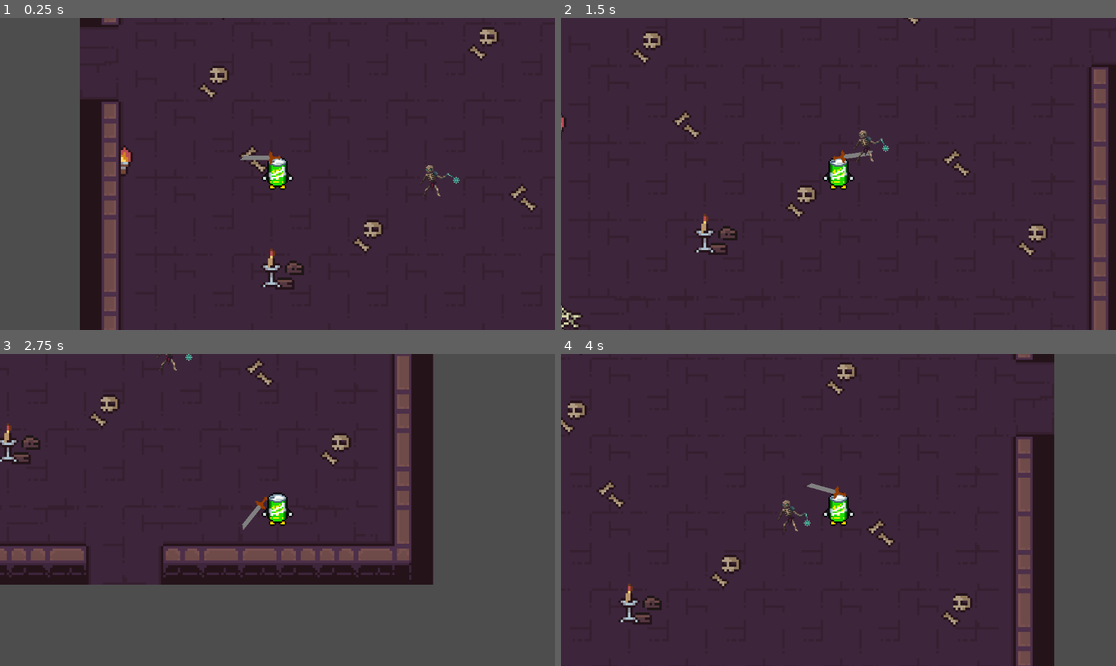
Above: before the commit, frames 1-4 (two rows, left to right).
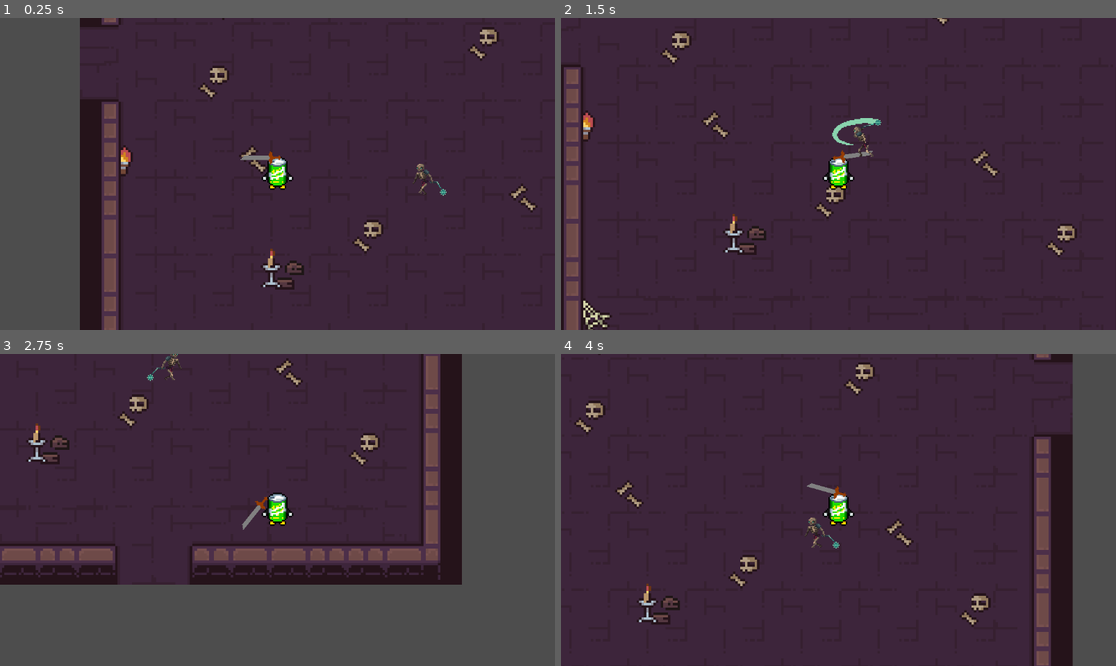
Above: after the commit, the same moments.

Repository: WilfingerS/CS415-2024
Game: Godot game, scene res://Scenes/Levels/MainScene.tscn
Two runs of this game, one before a commit and one after it. Both use one fixed random seed, a clock stepped at 60 frames per second and the inputs below.
Inputs (mouse positions are in pixels of both pictures, inside the frame that each line leads up to):
- Up to frame 1 (0.25 s): no input
- Up to frame 2 (1.5 s): move the mouse to (960, 158) at 0.52 s; hold D (right) 0.53-1.28 s; click (960, 158) at 0.6 s; move the mouse to (727, 189) at 1.27 s; hold S (down) from 1.28 s (still down); click (727, 189) at 1.35 s
- Up to frame 3 (2.75 s): move the mouse to (333, 441) at 2.02 s; release S (down) at 2.03 s; hold D (right) from 2.03 s (still down); click (333, 441) at 2.1 s
- Up to frame 4 (4 s): move the mouse to (810, 572) at 2.77 s; release D (right) at 2.78 s; hold W (up) 2.78-3.53 s; click (810, 572) at 2.85 s; move the mouse to (1005, 556) at 3.52 s; hold A (left) from 3.53 s (still down); click (1005, 556) at 3.6 s

The runs differ from the first frame. In frame 1, 0.2% of the frame differs, in the area x 74-83%, y 46-58%; in frame 2, 8.9%; in frame 3, 12%, in the area x 0-84%, y 0-74%; in frame 4, 11%.

Commit message:
enemies/player can now die
player take damage is commented out because if player dies game closes.

Diff:
--- a/GodotProjectFolder/Scenes/Characters/Character.tscn
+++ b/GodotProjectFolder/Scenes/Characters/Character.tscn
@@ -8,8 +8,9 @@
 [sub_resource type="CircleShape2D" id="CircleShape2D_fi78n"]
 radius = 15.0333
 
-[sub_resource type="RectangleShape2D" id="RectangleShape2D_akiuf"]
-size = Vector2(28, 46)
+[sub_resource type="CapsuleShape2D" id="CapsuleShape2D_7qqmo"]
+radius = 14.0
+height = 50.0
 
 [node name="Character" type="CharacterBody2D"]
 position = Vector2(-1, -3)
@@ -33,5 +34,5 @@
 
 [node name="CollisionShape2D2" type="CollisionShape2D" parent="."]
 position = Vector2(0, -1)
-shape = SubResource("RectangleShape2D_akiuf")
+shape = SubResource("CapsuleShape2D_7qqmo")
 debug_color = Color(0, 0.634924, 0.423328, 0.42)
--- a/GodotProjectFolder/Scenes/Characters/flail_skeleton.tscn
+++ b/GodotProjectFolder/Scenes/Characters/flail_skeleton.tscn
@@ -6,42 +6,11 @@
 [ext_resource type="Script" path="res://Scripts/States/EnemyIdle.gd" id="3_h1s6u"]
 [ext_resource type="Script" path="res://Scripts/States/EnemyChase.gd" id="5_eaaco"]
 [ext_resource type="Script" path="res://Scripts/States/EnemyAttack.gd" id="6_iecc1"]
+[ext_resource type="Script" path="res://Scripts/Hitbox.gd" id="7_4inpg"]
+[ext_resource type="Script" path="res://Scripts/Hurtbox.gd" id="8_86xpa"]
 
 [sub_resource type="CapsuleShape2D" id="CapsuleShape2D_tyh7b"]
 height = 33.7778
-
-[sub_resource type="Animation" id="Animation_6s8tn"]
-resource_name = "Idle"
-loop_mode = 1
-tracks/0/type = "value"
-tracks/0/imported = false
-tracks/0/enabled = true
-tracks/0/path = NodePath("Sprite2D:frame")
-tracks/0/interp = 1
-tracks/0/loop_wrap = true
-tracks/0/keys = {
-"times": PackedFloat32Array(0, 0.3, 0.6, 0.9),
-"transitions": PackedFloat32Array(1, 1, 1, 1),
-"update": 1,
-"values": [39, 40, 41, 42]
-}
-
-[sub_resource type="Animation" id="Animation_7asvx"]
-resource_name = "Walk"
-length = 1.2
-loop_mode = 1
-tracks/0/type = "value"
-tracks/0/imported = false
-tracks/0/enabled = true
-tracks/0/path = NodePath("Sprite2D:frame")
-tracks/0/interp = 1
-tracks/0/loop_wrap = true
-tracks/0/keys = {
-"times": PackedFloat32Array(0, 0.1, 0.2, 0.3, 0.4, 0.5, 0.6, 0.7, 0.8, 0.9, 1, 1.1),
-"transitions": PackedFloat32Array(1, 1, 1, 1, 1, 1, 1, 1, 1, 1, 1, 1),
-"update": 1,
-"values": [26, 27, 28, 29, 30, 31, 32, 33, 34, 35, 36, 37]
-}
 
 [sub_resource type="Animation" id="Animation_7shn8"]
 resource_name = "Attack"
@@ -83,12 +52,49 @@
 "values": [true, false]
 }
 
+[sub_resource type="Animation" id="Animation_6s8tn"]
+resource_name = "Idle"
+loop_mode = 1
+tracks/0/type = "value"
+tracks/0/imported = false
+tracks/0/enabled = true
+tracks/0/path = NodePath("Sprite2D:frame")
+tracks/0/interp = 1
+tracks/0/loop_wrap = true
+tracks/0/keys = {
+"times": PackedFloat32Array(0, 0.3, 0.6, 0.9),
+"transitions": PackedFloat32Array(1, 1, 1, 1),
+"update": 1,
+"values": [39, 40, 41, 42]
+}
+
+[sub_resource type="Animation" id="Animation_7asvx"]
+resource_name = "Walk"
+length = 1.2
+loop_mode = 1
+tracks/0/type = "value"
+tracks/0/imported = false
+tracks/0/enabled = true
+tracks/0/path = NodePath("Sprite2D:frame")
+tracks/0/interp = 1
+tracks/0/loop_wrap = true
+tracks/0/keys = {
+"times": PackedFloat32Array(0, 0.1, 0.2, 0.3, 0.4, 0.5, 0.6, 0.7, 0.8, 0.9, 1, 1.1),
+"transitions": PackedFloat32Array(1, 1, 1, 1, 1, 1, 1, 1, 1, 1, 1, 1),
+"update": 1,
+"values": [26, 27, 28, 29, 30, 31, 32, 33, 34, 35, 36, 37]
+}
+
 [sub_resource type="AnimationLibrary" id="AnimationLibrary_wsuqd"]
 _data = {
 "Attack": SubResource("Animation_7shn8"),
 "Idle": SubResource("Animation_6s8tn"),
 "Walk": SubResource("Animation_7asvx")
 }
+
+[sub_resource type="CapsuleShape2D" id="CapsuleShape2D_07sj3"]
+radius = 13.282
+height = 46.6667
 
 [node name="Flail_Skeleton" type="CharacterBody2D"]
 position = Vector2(0, -1)
@@ -101,7 +107,6 @@
 offset = Vector2(0, -16)
 hframes = 13
 vframes = 5
-frame = 9
 region_rect = Rect2(9, 208, 33, 33)
 
 [node name="CollisionShape2D" type="CollisionShape2D" parent="."]
@@ -135,14 +140,28 @@
 }
 
 [node name="Attack1 Hitbox" type="Area2D" parent="."]
+collision_layer = 2
+collision_mask = 0
 monitoring = false
+script = ExtResource("7_4inpg")
 
 [node name="CollisionPolygon2D" type="CollisionPolygon2D" parent="Attack1 Hitbox"]
 polygon = PackedVector2Array(-27.3333, -54, -8, -59.3333, 20.6667, -55.3333, 41.3333, -46.6667, 46, -34, 44, -26.6667, 23.3333, -18, 16, -19.3333)
 
 [node name="Attack2 Hitbox" type="Area2D" parent="."]
+collision_layer = 2
+collision_mask = 0
+script = ExtResource("7_4inpg")
 
 [node name="CollisionPolygon2D" type="CollisionPolygon2D" parent="Attack2 Hitbox"]
 polygon = PackedVector2Array(-45.3333, -41.3333, -21.3333, -21.3333, 7.33333, -13.3333, 38.6667, -19.3333, 46, -30, 37.3333, -43.3333, 24, -48, 9.33333, -36, -40, -47.3333)
 
+[node name="Hurtbox" type="Area2D" parent="."]
+script = ExtResource("8_86xpa")
+
+[node name="CollisionShape2D" type="CollisionShape2D" parent="Hurtbox"]
+position = Vector2(-5.96046e-08, -25.3333)
+shape = SubResource("CapsuleShape2D_07sj3")
+debug_color = Color(0.164532, 0.642121, 0.147528, 0.42)
+
 [connection signal="timeout" from="State Control/EnemyAttack/CooldownTimer" to="State Control/EnemyAttack" method="_on_cooldown_timer_timeout"]
--- a/GodotProjectFolder/Scenes/Levels/MainScene.tscn
+++ b/GodotProjectFolder/Scenes/Levels/MainScene.tscn
@@ -1,6 +1,6 @@
 [gd_scene load_steps=5 format=3 uid="uid://babnmxqdpfmjs"]
 
-[ext_resource type="PackedScene" uid="uid://bddrcwkuo7k48" path="res://Scenes/Characters/player_character.tscn" id="1_3u81v"]
+[ext_resource type="PackedScene" uid="uid://bddrcwkuo7k48" path="res://Scenes/Characters/Character.tscn" id="1_3u81v"]
 [ext_resource type="PackedScene" uid="uid://b74j72sy4ihbx" path="res://Scenes/Levels/MultiRoom.tscn" id="1_88w2w"]
 [ext_resource type="PackedScene" uid="uid://cvk5t5c7vvgv6" path="res://Scenes/Characters/flail_skeleton.tscn" id="2_2fqig"]
 [ext_resource type="PackedScene" uid="uid://bky72twc6w0xk" path="res://Scenes/Levels/torch.tscn" id="4_26dd0"]
--- a/GodotProjectFolder/Scenes/Weapons/Weapon.tscn
+++ b/GodotProjectFolder/Scenes/Weapons/Weapon.tscn
@@ -4,8 +4,9 @@
 [ext_resource type="Texture2D" uid="uid://cw30qc3fs3oar" path="res://Assets/placeHolderWeapon.png" id="2_co7ej"]
 [ext_resource type="Script" path="res://Scripts/Hitbox.gd" id="3_2pag2"]
 
-[sub_resource type="RectangleShape2D" id="RectangleShape2D_1qabg"]
-size = Vector2(28.5983, 8.66667)
+[sub_resource type="CapsuleShape2D" id="CapsuleShape2D_1akml"]
+radius = 4.00003
+height = 29.2634
 
 [node name="Weapon" type="Node2D"]
 scale = Vector2(1.5, 1.5)
@@ -28,6 +29,6 @@
 
 [node name="CollisionShape2D" type="CollisionShape2D" parent="Node2D/Hitbox"]
 position = Vector2(-20.6174, -14.6667)
-rotation = -3.14159
-shape = SubResource("RectangleShape2D_1qabg")
+rotation = 1.5708
+shape = SubResource("CapsuleShape2D_1akml")
 debug_color = Color(0.891461, 0.399691, 0.56023, 0.42)
--- a/GodotProjectFolder/Scripts/Character.gd
+++ b/GodotProjectFolder/Scripts/Character.gd
@@ -17,6 +17,7 @@
 @onready var sprite:Sprite2D = get_node("CharSprite")
 @onready var hurtBox:Hurtbox = get_node("Hurtbox")
 @onready var weapon:Node2D = get_node("Weapon")
+@onready var damage = weapon.damage
 
 var isAttacking:bool = false
 var mov_Direction:Vector2 = Vector2.ZERO
@@ -31,7 +32,7 @@
 
 # Health Stuff
 func take_damage(dmg:int):
-	HP -= dmg
+	set_hp(HP-dmg)
 
 func set_hp(newHP):
 	if newHP < maxHP:
@@ -45,7 +46,9 @@
 
 
 func kill():
-	pass
+	print("Player Dead?")
+	# NOTE: IF THE PLAYER DIES THE GAME WILL CLOSE LOL
+	#queue_free() # apparently this will delete node after it can be
 
 # Movement Stuff
 func move():
--- a/GodotProjectFolder/Scripts/FlailSkeleton/flail_skeleton.gd
+++ b/GodotProjectFolder/Scripts/FlailSkeleton/flail_skeleton.gd
@@ -1,7 +1,9 @@
 extends CharacterBody2D
 
+@export var HP:int = 3
+@export var damage:int = 1
+
 var attacking = false
-
 func _physics_process(_delta):
 	move_and_slide()
 
@@ -24,3 +26,17 @@
 	var attack_duration = $AnimationPlayer.current_animation_length
 	await get_tree().create_timer(attack_duration).timeout
 	attacking = false
+
+func take_damage(dmg:int):
+	set_hp(HP-dmg)
+
+func set_hp(newHP):
+	if newHP <= 0:
+		HP = 0
+		kill()
+	else:
+		HP = newHP
+
+func kill():
+	print("Dead?")
+	queue_free() # apparently this will delete node after it can be
--- a/GodotProjectFolder/Scripts/Hurtbox.gd
+++ b/GodotProjectFolder/Scripts/Hurtbox.gd
@@ -9,7 +9,11 @@
 	connect("area_entered", self._on_area_entered)
 
 func _on_area_entered(hitbox:Hitbox) -> void:
-	print(hitbox.owner.name) #the hitbox that hit them
-	print(self.get_parent().name) #Hurtbox that should be damaged?
-	if hitbox == null: #No hitbox detected
+	#print(hitbox.owner.name) #the hitbox that hit them
+	#print(self.get_parent().name) #Hurtbox that should be damaged?
+	if hitbox == null or hitbox.owner == self.get_parent(): #No hitbox detected
+		print("No hitbox or Hit itself lol?")
 		return
+
+	print(hitbox.owner.name + " hit: " + self.get_parent().name)
+	self.get_parent().take_damage(hitbox.owner.damage)
--- a/GodotProjectFolder/Scripts/States/EnemyChase.gd
+++ b/GodotProjectFolder/Scripts/States/EnemyChase.gd
@@ -3,18 +3,19 @@
 
 @export var enemy: CharacterBody2D
 @export var speed := .25
-@export var chase_drop_distance := 500
-@export var attempt_attack_range := 100
+@export var chase_drop_distance := 100
+@export var attempt_attack_range := 15
 
 var player: CharacterBody2D
 
 func Enter():
-	print("Follow")
+	#print("Follow")
 	player = get_tree().get_first_node_in_group("Player")
+	#print(player.name)
 
 func Physics_Update(delta:float):
 	var direction = player.global_position - enemy.global_position
-
+	#print(direction)
 	if direction.length() > attempt_attack_range:
 		enemy.velocity = direction * speed
 	else:
--- a/GodotProjectFolder/Scripts/States/EnemyIdle.gd
+++ b/GodotProjectFolder/Scripts/States/EnemyIdle.gd
@@ -21,7 +21,7 @@
 		wander_direction = Vector2(randf_range(-1,1), randf_range(-1,1))
 
 func Enter():
-	print("Idle")
+	#print("Idle")
 	player = get_tree().get_first_node_in_group("Player")
 	randomized_stroll()
 
--- a/GodotProjectFolder/Scripts/Weapon.gd
+++ b/GodotProjectFolder/Scripts/Weapon.gd
@@ -1,8 +1,8 @@
 extends Node2D
-
+class_name Weapon
 #Exports
-@export var attackDmg:int = 1
 @export var weaponName:String = "Sword"
+@export var damage:int = 1
 #OnReady
 @onready var weapon:Node2D =  get_node("Node2D")
 @onready var sprite:Sprite2D = weapon.get_node("Sprite2D")
Not shown: 1 places in GodotProjectFolder/Scenes/Characters/flail_skeleton.tscn that only renumber resources
